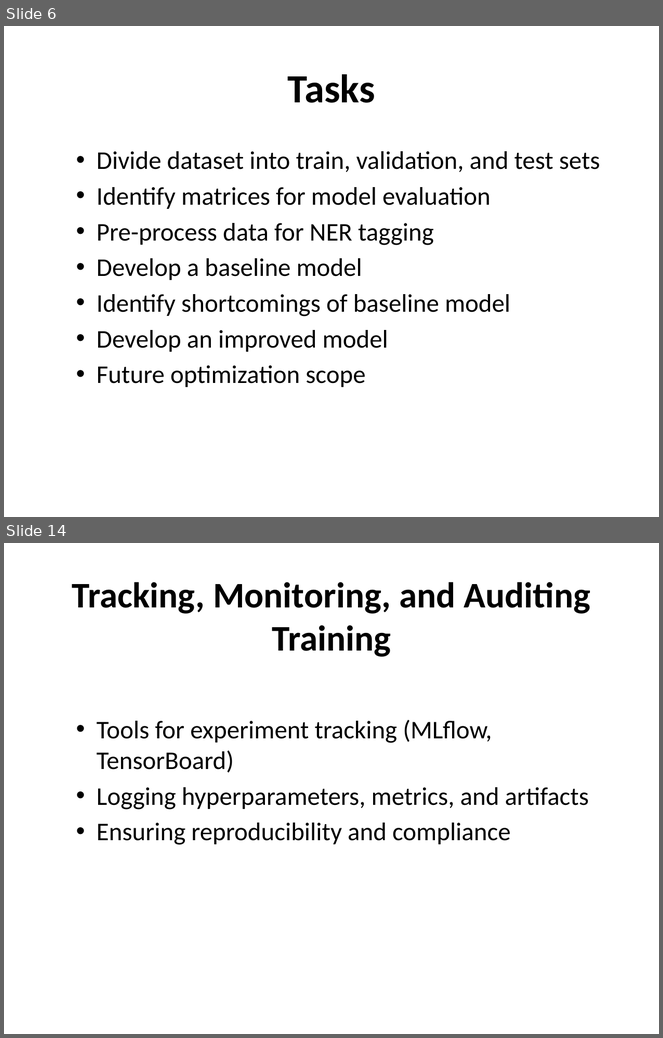
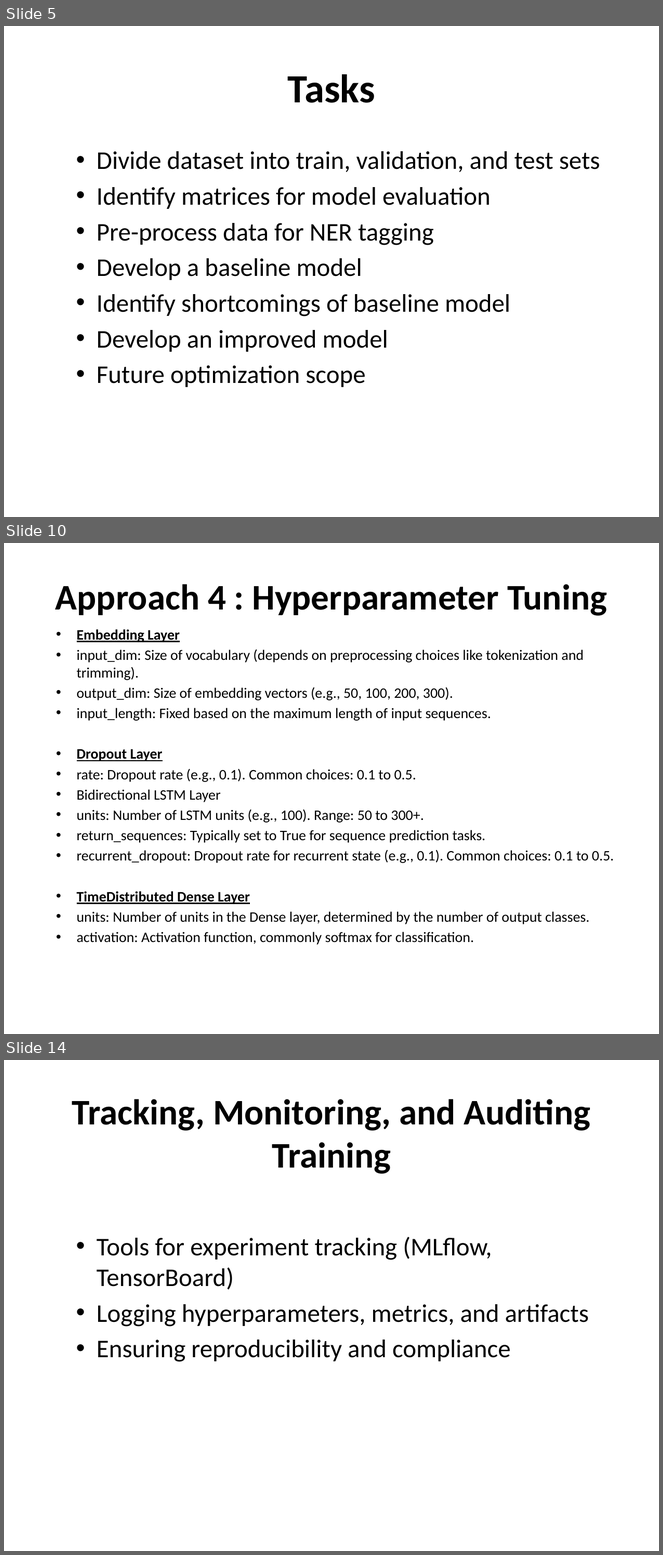
Before and after one commit to rahulbhoyar1995/NER-Case-Study, a slide deck: ner_presentation.pptx. Shown one above the other, each under a label of ours: slides 6 and 14 before the commit, slides 5, 10 and 14 after it; the slides between them are not shown. The pictures are 663x1038 and 663x1555 pixels, drawn with LibreOffice and Linux fonts; fonts in the diff are those of the drawing. Boxes give left, top, right and bottom in pixels: in the first picture for what was removed or moved away, otherwise in the second. Text is boxed around its words. In the diff, an @@ line names an element or a change of style, - is before the commit and + after.

```diff
--- a/ner_presentation.pptx
+++ b/ner_presentation.pptx
@@ slide 10 added at (4, 543, 659, 1034), background #FFFFFF @@
@@ title added at (55, 584, 607, 616), 39.6 pt, text #000000, bold @@
+Approach 4 : Hyperparameter Tuning
@@ text added at (77, 629, 614, 945), 16 pt, text #000000 @@
+  • Embedding Layer
+  • input_dim: Size of vocabulary (depends on preprocessing choices like tokenization and trimming).
+  • output_dim: Size of embedding vectors (e.g., 50, 100, 200, 300).
+  • input_length: Fixed based on the maximum length of input sequences.
+  • Dropout Layer
+  • rate: Dropout rate (e.g., 0.1). Common choices: 0.1 to 0.5.
+  • Bidirectional LSTM Layer
+  • units: Number of LSTM units (e.g., 100). Range: 50 to 300+.
+  • return_sequences: Typically set to True for sequence prediction tasks.
+  • recurrent_dropout: Dropout rate for recurrent state (e.g., 0.1). Common choices: 0.1 to 0.5.
+  • TimeDistributed Dense Layer
+  • units: Number of units in the Dense layer, determined by the number of output classes.
+  • activation: Activation function, commonly softmax for classification.
@@ what was slide 6 is now slide 5 @@
```
Also in this commit, not shown: 3 slides changed, 8 other slides added, 7 slides removed.
